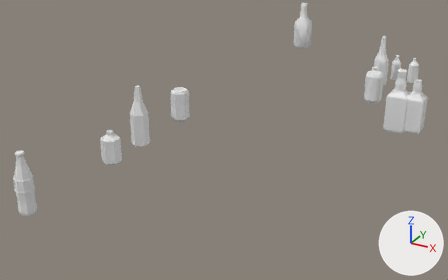
The Blender file BlenderModels/GasStation/Props/BottlesDrinks.blend: old version first, new version second.
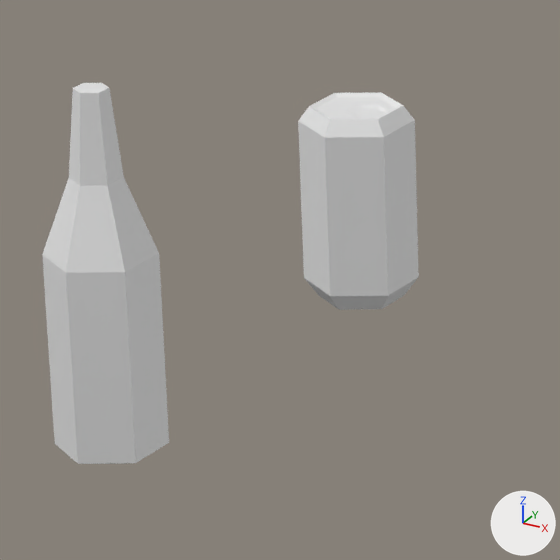
Each version appears first from a 50 mm camera at (1.435, -2.706, 1.047) aimed at (0.199, -0.458, -0.077), and next in a close-up on the part from 27% to 47% of the width and 26% to 58% of the height. Lighting does not change. The marker at lower right points along +X, +Y and +Z. The older version's two pictures come first. Materials are left out; every surface is plain grey.
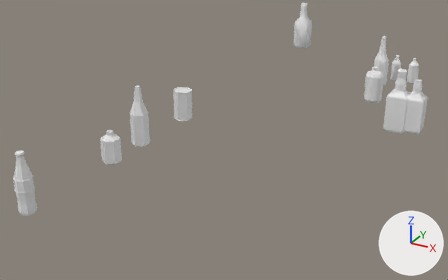
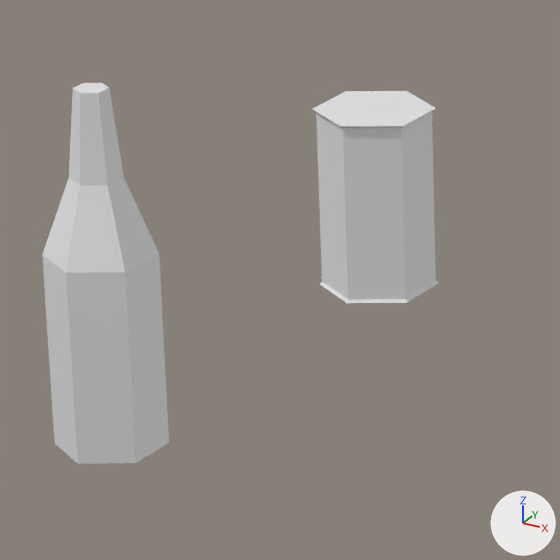
Diff of the bpy script that builds the scene:
```diff
--- a/BlenderModels/GasStation/Props/BottlesDrinks.blend.py
+++ b/BlenderModels/GasStation/Props/BottlesDrinks.blend.py
@@ me_cylinder_001 @@
 # used by ob_cylinder; location = (0.0, -0.5057, 0.0)
 # verts and faces of me_cylinder_001; kept vertices keep their numbers, new ones are numbered from 48
 # before: 0 (0.0, 0.0307, 0.0), 1 (0.0, 0.0413, 0.0141), 2 (0.0265, 0.0154, 0.0) at pixel (404, 295), 3 (0.0357, 0.0207, 0.0141) at pixel (418, 277), 4 (0.0265, -0.0153, 0.0) at pixel (381, 309)
 # before: 5 (0.0357, -0.0206, 0.0141) at pixel (388, 295), 6 (0.0, -0.0306, 0.0) at pixel (338, 309), 7 (0.0, -0.0412, 0.0141) at pixel (330, 296), 8 (-0.0265, -0.0153, 0.0) at pixel (319, 295), 9 (-0.0357, -0.0206, 0.0141) at pixel (303, 277)
 # before: 10 (-0.0265, 0.0154, 0.0), 11 (-0.0357, 0.0207, 0.0141)
-me_cylinder_001.from_pydata(...)  # 48 vertices, 44 faces; spans x -0.0357..0.0357, y -0.0412..0.0413, z 0.0..0.1444
+me_cylinder_001.from_pydata(...)  # 24 vertices, 20 faces; spans x -0.0383..0.0383, y -0.0442..0.0443, z 0.0012..0.1353
+# me_cylinder_001 part 1
+for i in [1, 3, 5, 7, 9, 11]: verts[i] += (0.0, 0.0, -0.0109)
+verts[0] = (0.0, 0.0433, 0.0012)  # moved
+verts[2] = (0.0374, 0.0217, 0.0012)  # moved, pixel (438, 283)
+verts[4] = (0.0374, -0.0216, 0.0012)  # moved, pixel (407, 302)
+verts[6] = (0.0, -0.0432, 0.0012)  # moved, pixel (346, 303)
+verts[8] = (-0.0374, -0.0216, 0.0012)  # moved, pixel (319, 284)
+verts[10] = (-0.0374, 0.0217, 0.0012)  # moved
+# me_cylinder_001 part 2
+# 24 vertices are removed from x -0.0289..0.0289, y -0.0333..0.0334, z 0.1407..0.1444
+# 25 faces are deleted
+# 6 vertices move from x -0.0289..0.0289, y -0.0333..0.0334, z 0.1444 to x -0.0383..0.0383, y -0.0442..0.0443, z 0.1353
+# 1 new face joins them
@@ ob_cylinder @@
 ob_cylinder = bpy.data.objects.new('Cylinder', me_cylinder_001)
-ob_cylinder.location = (0.0, -0.5057, 0.0)
+ob_cylinder.location = (0.0, -0.4824, 0.0)
```

Pixel boxes (x1, y1, x2, y2) of what changed, in the close-ups (560 x 560 px; the box of a moved part takes in the faces that stretch with it):
'Cylinder', reshaped, moved: before (298, 92, 419, 310); after (313, 91, 438, 303)
part 1 of me_cylinder_001, moved or reshaped: before (298, 120, 419, 310); after (316, 111, 438, 303)
part 2 of me_cylinder_001, cut back: before (309, 92, 403, 119); after (313, 91, 435, 127)
